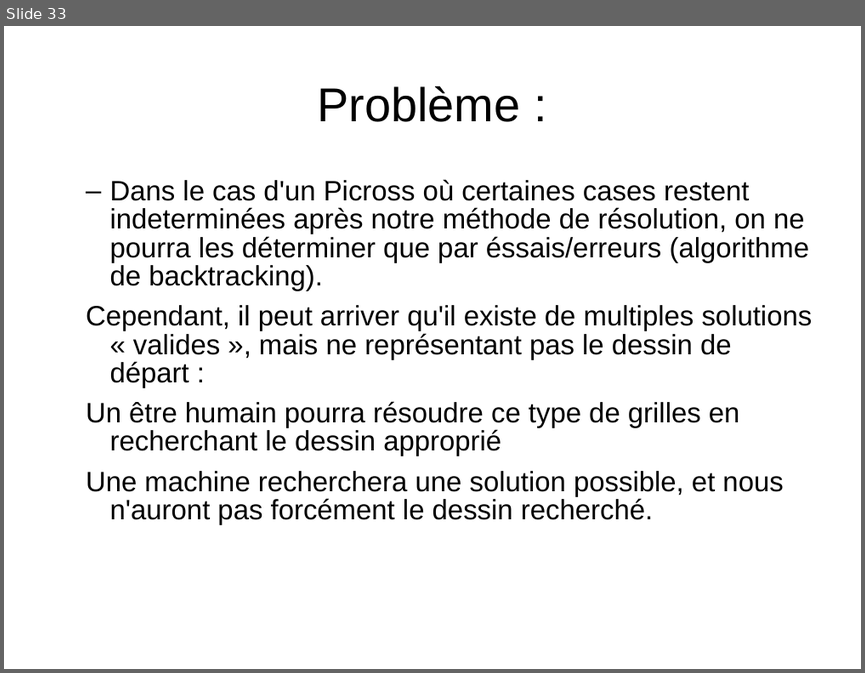
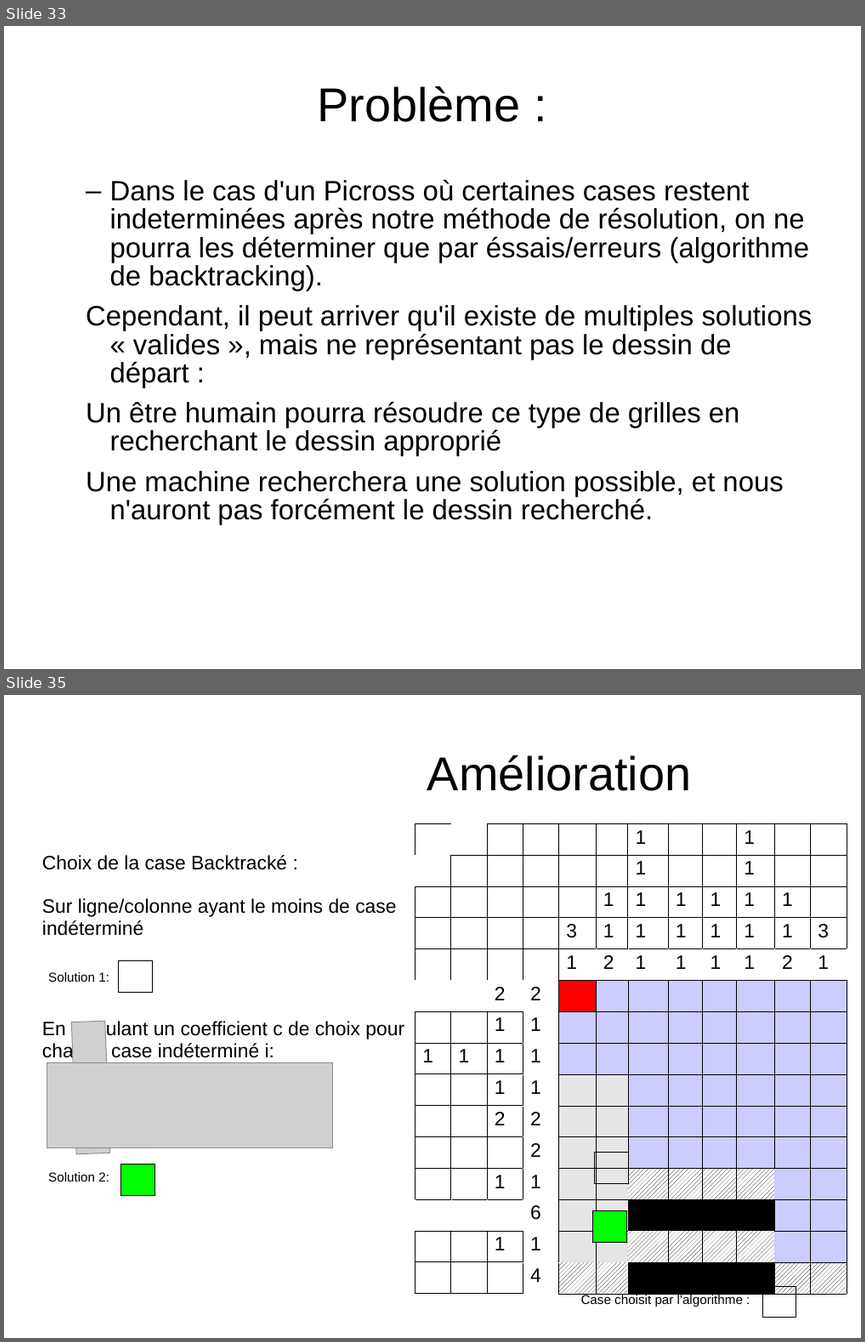
Before and after one commit to benaisc/Picross, a slide deck: Picross.odp. Shown one above the other, each under a label of ours: slide 33 before the commit, slides 33 and 35 after it; the slides between them are not shown. The pictures are 865x673 and 865x1342 pixels, drawn with LibreOffice and Linux fonts; fonts in the diff are those of the drawing; grey boxes stand for pictures. Boxes give left, top, right and bottom in pixels: in the first picture for what was removed or moved away, otherwise in the second. Text is boxed around its words. In the diff, an @@ line names an element or a change of style, - is before the commit and + after.

Commit message:
Voila pour moi

```diff
--- a/Picross.odp
+++ b/Picross.odp
@@ slide 35 added at <box>4,695,861,1338</box>, background #FFFFFF @@
@@ title added at <box>427,755,691,791</box>, 44 pt, text #000000 @@
+Amélioration
@@ table added at <box>415,823,847,1285</box>, 15 rows, 12 columns @@
+ |  |  |  |  |  | 1 |  |  | 1 |  | 
+ |  |  |  |  |  | 1 |  |  | 1 |  | 
+ |  |  |  |  | 1 | 1 | 1 | 1 | 1 | 1 | 
+ |  |  |  | 3 | 1 | 1 | 1 | 1 | 1 | 1 | 3
+ |  |  |  | 1 | 2 | 1 | 1 | 1 | 1 | 2 | 1
+ |  | 2 | 2 |  |  |  |  |  |  |  | 
+ |  | 1 | 1 |  |  |  |  |  |  |  | 
+1 | 1 | 1 | 1 |  |  |  |  |  |  |  | 
+ |  | 1 | 1 |  |  |  |  |  |  |  | 
+ |  | 2 | 2 |  |  |  |  |  |  |  | 
+ |  |  | 2 |  |  |  |  |  |  |  | 
+ |  | 1 | 1 |  |  |  |  |  |  |  | 
+ |  |  | 6 |  |  |  |  |  |  |  | 
+ |  | 1 | 1 |  |  |  |  |  |  |  | 
+ |  |  | 4 |  |  |  |  |  |  |  | 
@@ text added at <box>42,855,396,936</box>, 18 pt, text #000000 @@
+Choix de la case Backtracké :
+Sur ligne/colonne ayant le moins de case indéterminé
@@ text added at <box>48,972,109,981</box>, 12 pt, text #000000 @@
+Solution 1:
@@ table added at <box>118,961,153,991</box>, 1 rows, 1 columns @@
+
@@ text added at <box>42,1020,404,1062</box>, 18 pt, text #000000 @@
+En calculant un coefficient c de choix pour chaque case indéterminé i:
@@ picture added at <box>71,1021,109,1154</box> @@
@@ picture added at <box>46,1062,333,1147</box> @@
@@ table added at <box>594,1152,629,1182</box>, 1 rows, 1 columns @@
+
@@ text added at <box>48,1172,109,1181</box>, 12 pt, text #000000 @@
+Solution 2:
@@ table added at <box>120,1164,154,1193</box>, 1 rows, 1 columns @@
+
@@ table added at <box>593,1210,628,1240</box>, 1 rows, 1 columns @@
+
@@ text added at <box>581,1293,743,1306</box>, 12 pt, text #000000 @@
+Case choisit par l'algorithme :
@@ table added at <box>762,1286,795,1315</box>, 1 rows, 1 columns @@
+
```
Also in this commit, not shown: 5 slides changed, 2 other slides added, 1 slide removed.
